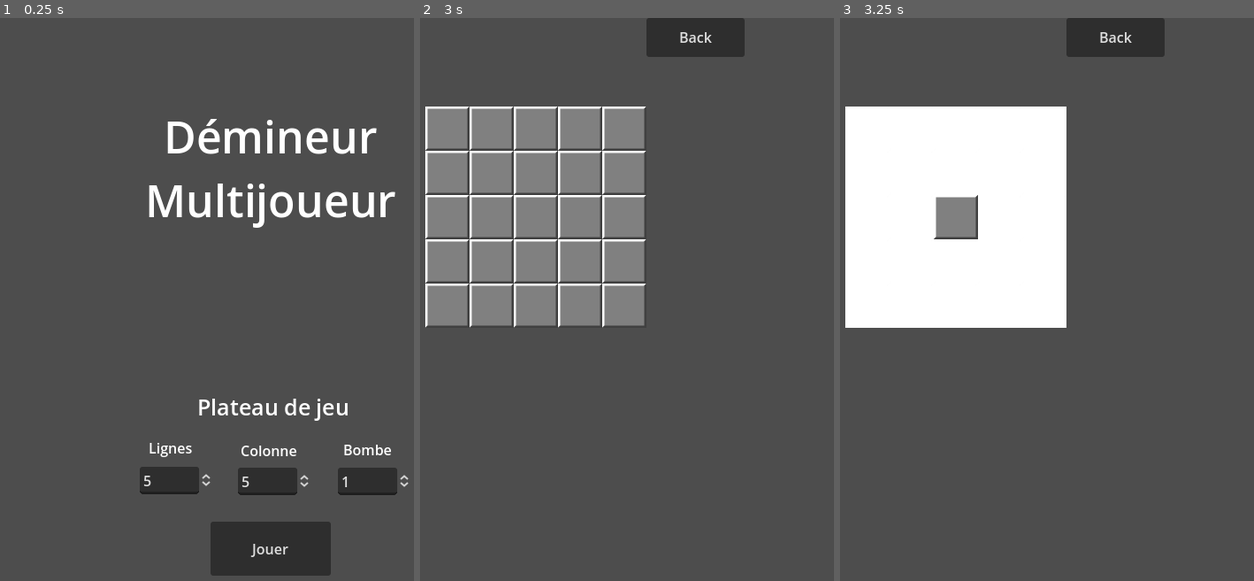
Above: before the commit, frames 1-3 (left to right).
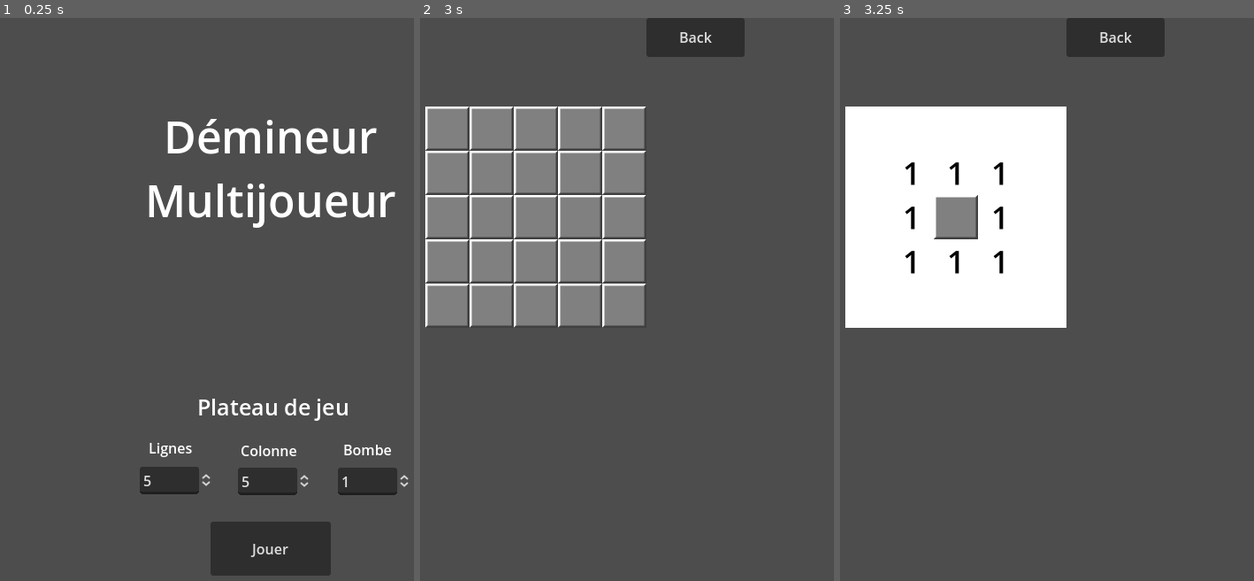
Above: after the commit, the same moments.

Repository: Jean-JacquesValmont/DemineurMultijoueur
Game: Godot game, scene res://Scene/Menu.tscn
Two runs of this game, one before a commit and one after it. Both use one fixed random seed, a clock stepped at 60 frames per second and the inputs below.
Inputs (mouse positions are in pixels of both pictures, inside the frame that each line leads up to):
- Up to frame 1 (0.25 s): no input
- Up to frame 2 (3 s): click "Jouer" at 0.5 s; click "Back" at 1.25 s; click "Jouer" at 2 s; tap Enter at 2.75 s; move the mouse to (448, 130) at 2.77 s; click (448, 130) at 2.92 s
- Up to frame 3 (3.25 s): no input

Frames 1-2 are identical in both runs. In frame 3, 0.4% of the frame differs, in the area x 15-40%, y 25-46%.

Commit message:
Updated function searchSqaurEmpty with loop. Add number of bomb text in around square.

Diff:
--- a/Scene/Square.tscn
+++ b/Scene/Square.tscn
@@ -30,4 +30,13 @@
 texture = ExtResource("4_eknnu")
 centered = false
 
+[node name="NumberOfBombAround" type="Label" parent="."]
+visible = false
+offset_right = 100.0
+offset_bottom = 100.0
+theme_override_colors/font_color = Color(0, 0, 0, 1)
+theme_override_font_sizes/font_size = 70
+horizontal_alignment = 1
+vertical_alignment = 1
+
 [connection signal="input_event" from="Area2D" to="." method="_on_area_2d_input_event"]
--- a/Script/Square.gd
+++ b/Script/Square.gd
@@ -2,6 +2,8 @@
 
 var i = null
 var j = null
+var hasClicked = false
+var numberOfBombAround = 0
 
 # Called when the node enters the scene tree for the first time.
 func _ready():
@@ -9,7 +11,9 @@
 
 # Called every frame. 'delta' is the elapsed time since the previous frame.
 func _process(delta):
-	pass
+	if hasClicked == true:
+		searchSquareEmpty()
+		hasClicked = false
 
 func _on_area_2d_input_event(viewport, event, shape_idx):
 	if GlobalVariable.bombExplosed == false and GlobalVariable.winGame == false:
@@ -18,7 +22,7 @@
 				if GlobalVariable.firstSquareClicked == false:
 					get_node("SquareEmpty").visible = true
 					placeBombs(GlobalVariable.bomb)
-					searchSquareEmpty()
+					hasClicked = true
 					GlobalVariable.firstSquareClicked = true
 				else:
 					if GlobalVariable.boardGame[i][j] == null:
@@ -27,7 +31,6 @@
 						get_node("SquareWithBomb").visible = true
 						GlobalVariable.bombExplosed = true
 
-# Placer aléatoirement les bombes dans le tableau
 func placeBombs(numberOfBomb):
 	var placedBombs = 0
 	while placedBombs < numberOfBomb:
@@ -50,8 +53,11 @@
 				# Vérifie si le carré correspondant est trouvé
 				if get_parent().get_child(f).i == iParam + offset_I and get_parent().get_child(f).j == jParam + offset_J:
 					get_parent().get_child(f).get_node("SquareEmpty").visible = true
+		else:
+			numberOfBombAround += 1
 
 func checkAroundSquare(iParam,jParam):
+	numberOfBombAround = 0
 	checkSquare(iParam,jParam,-1,0)
 	checkSquare(iParam,jParam,-1,1)
 	checkSquare(iParam,jParam,0,1)
@@ -63,8 +69,26 @@
 
 func searchSquareEmpty():
 	var numberOfChildren = get_parent().get_child_count()
-	for f in range(numberOfChildren):
-		if get_parent().get_child(f).get_node("SquareEmpty").visible == true:
-			var SquareSelectI = get_parent().get_child(f).i
-			var SquareSelectJ = get_parent().get_child(f).j
-			checkAroundSquare(SquareSelectI,SquareSelectJ)
+	var prevVisibleCount = -1
+	var currentVisibleCount = 0
+
+	# Répète jusqu'à ce que le nombre de carrés visibles ne change plus
+	while currentVisibleCount != prevVisibleCount:
+		prevVisibleCount = currentVisibleCount
+		currentVisibleCount = 0
+
+		for f in range(numberOfChildren):
+			var child = get_parent().get_child(f)
+			var square_empty_node = child.get_node("SquareEmpty")
+
+			# Si le carré est déjà visible, on le traite
+			if square_empty_node.visible:
+				currentVisibleCount += 1
+				# Vérifie les cases autour de ce carré
+				checkAroundSquare(child.i, child.j)
+
+				if numberOfBombAround > 0:
+					child.get_node("NumberOfBombAround").visible = true
+					child.get_node("NumberOfBombAround").text = str(numberOfBombAround)
+
+		print("Nombre de carrés vides trouvés :", currentVisibleCount)
